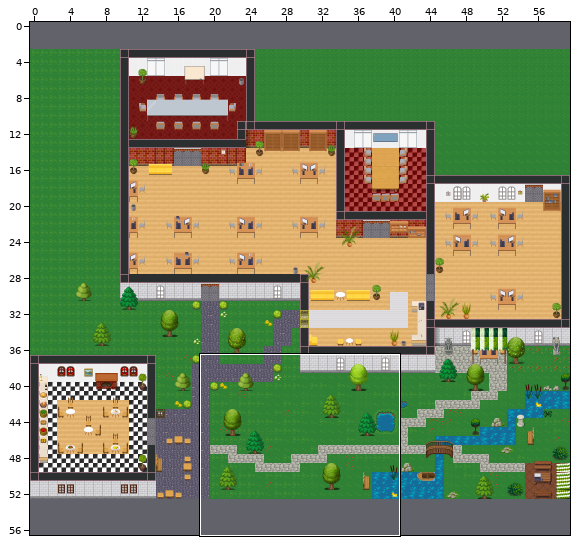
Tiled map (JSON), stored at cgi-office.tmj. The first picture is a wide view before the edit; the outline marks the close-up.
Close-up. Before the edit:
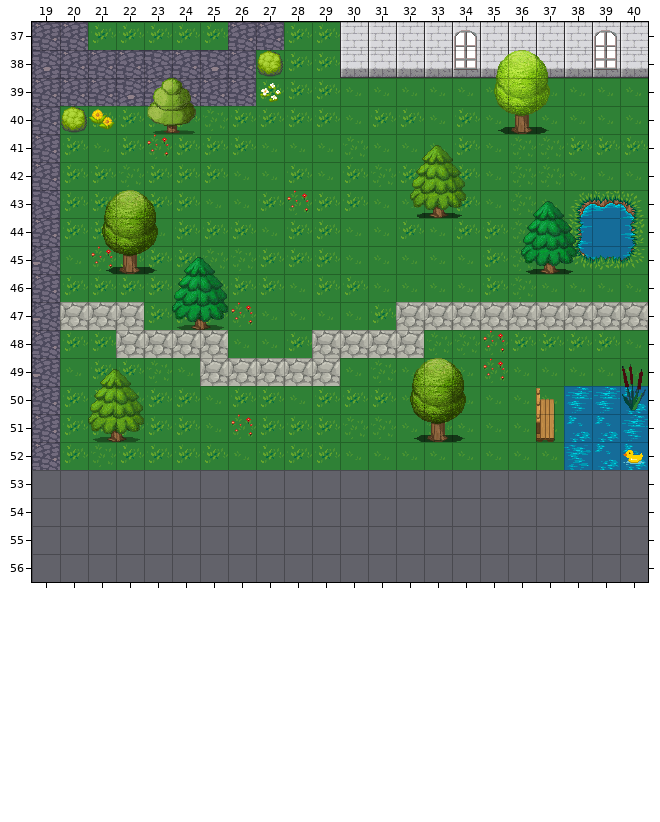
Cells are 32x32 px. Shown: x 19..40, y 37..56. The commit also changed other parts of the map, which this record leaves out. The old version is drawn lined up with the new one.
New version:
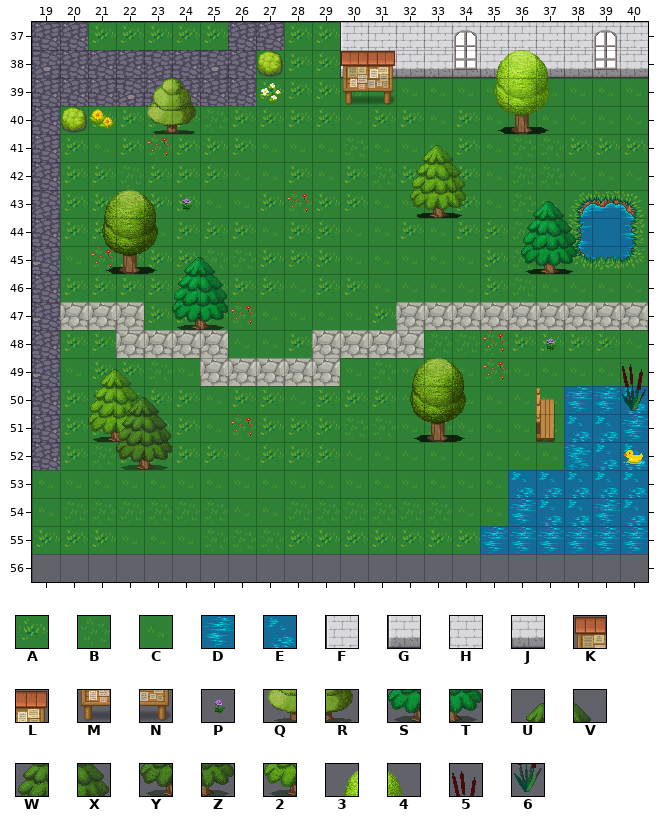
Key: from "Chunk 1": A 2, B 3, C 4, D 7, E 8, F 33, G 34, H 54, J 58, K 105, L 106, M 107, N 108, P 147, Q 244, R 245, S 248, T 249, U 250, V 251, W 252, X 253, Y 254, Z 255; from "Chunk 2": 2 9, 3 28, 4 30, 5 44, 6 51.
_ is an empty cell.
Tiles of an added or newly shown layer are drawn over the layers below it.
What changed:
{"change": "map size 60x50 -> 60x56 cells (old content now starts at 0,3; both pictures use the new coordinates)"}
{"where": "layer \"floor/floor outdoor\""}
{"y":53,"x":19,"old":"______________________","new":"CCCCCCCCCCCCCCCCCEEEEE"}
{"y":54,"x":19,"old":"______________________","new":"CBBBBBBCCBBBBBBCCDEEDE"}
{"y":55,"x":19,"old":"______________________","new":"AAACCCBBBAAAAAAADDDDDD"}
{"where": "layer \"walls/walls1\""}
{"y":37,"x":31,"old":"FFFFFFFFFF","new":"HHHHHHHHHH"}
{"y":38,"x":31,"old":"GGGGG","new":"JJJJJ"}
{"y":38,"x":37,"old":"GGGG","new":"JJJJ"}
{"where": "layer \"outside/outside chemin\""}
{"y":38,"x":30,"old":"__","new":"KL"}
{"y":39,"x":30,"old":"__","new":"MN"}
{"where": "layer \"outside/outside végétation\""}
{"y":43,"x":24,"old":"_","new":"P"}
{"y":48,"x":37,"old":"_","new":"P"}
{"where": "layer \"outside/outside végétation2\" (added)"}
{"y":38,"x":35,"old":"_","new":"3"}
{"y":38,"x":37,"old":"_","new":"4"}
{"y":40,"x":23,"old":"__","new":"QR"}
{"y":43,"x":24,"old":"_","new":"P"}
{"y":47,"x":24,"old":"__","new":"ST"}
{"y":48,"x":37,"old":"_","new":"P"}
{"y":49,"x":40,"old":"_","new":"5"}
{"y":50,"x":22,"old":"__","new":"UV"}
{"y":50,"x":40,"old":"_","new":"6"}
{"y":51,"x":21,"old":"___","new":"2WX"}
{"y":52,"x":22,"old":"__","new":"YZ"}
{"label":"changed","picture_box":[341,22,636,105]}
{"label":"added","picture_box":[147,109,196,134]}
{"label":"added","picture_box":[183,199,192,211]}
{"label":"added","picture_box":[173,302,227,330]}
{"label":"added","picture_box":[547,339,556,351]}
{"label":"added","picture_box":[32,358,648,554]}
